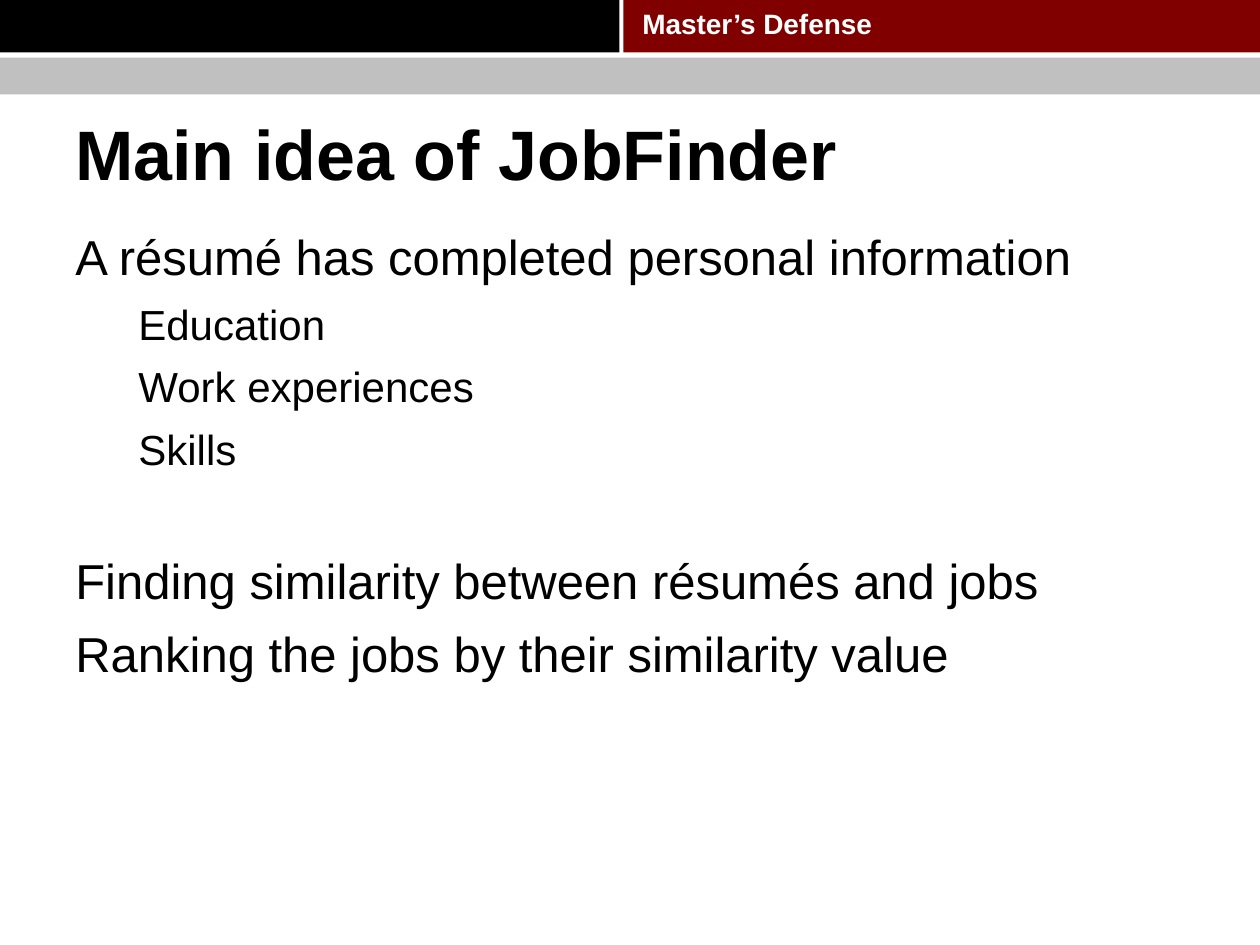
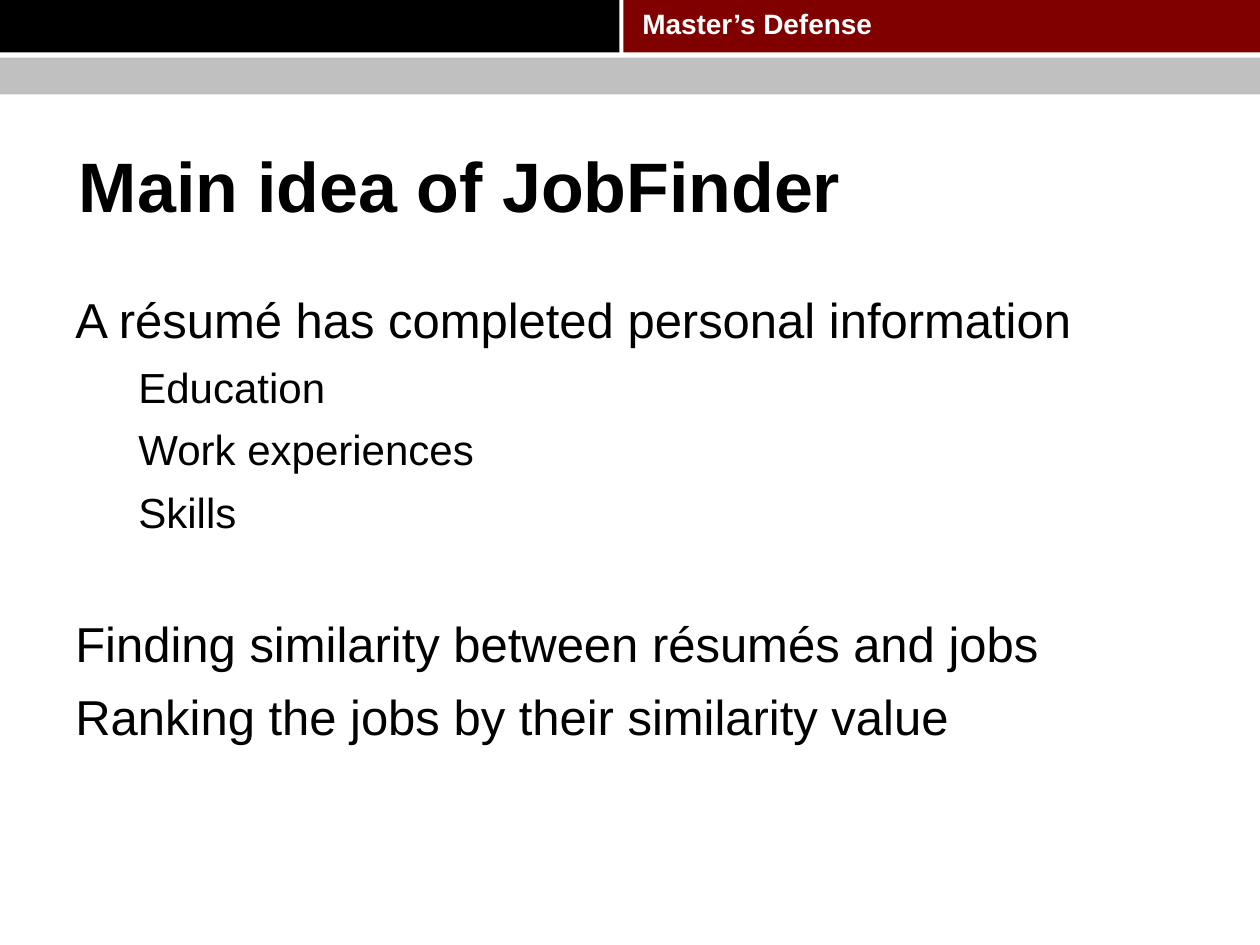
Before and after one commit to pkushiqiang/thesis, a slide deck: slide 5 of media/Master's thesis.pptx (slide 6 before the commit). Drawn at 1260x945 pixels with LibreOffice and Linux fonts; fonts in the diff are those of the drawing; background and template pictures are left out. Boxes give left, top, right and bottom in pixels: in the first picture for what was removed or moved away, otherwise in the second. Text is boxed around its words. In the diff, an @@ line names an element or a change of style, - is before the commit and + after.

```diff
--- a/media/Master's thesis.pptx
+++ b/media/Master's thesis.pptx
@@ title "Main idea of JobFinder": place and size @@
-title "Main idea of JobFinder" at bbox=[75, 129, 837, 181]
+title "Main idea of JobFinder" at bbox=[79, 161, 840, 213]
@@ text "A résumé has completed personal ...": place and size @@
-text "A résumé has completed personal ..." at bbox=[75, 239, 1071, 682]
+text "A résumé has completed personal ..." at bbox=[75, 302, 1071, 745]
```
Also in this commit, not shown: 11 other slides changed, 4 slides added, 3 slides removed.
